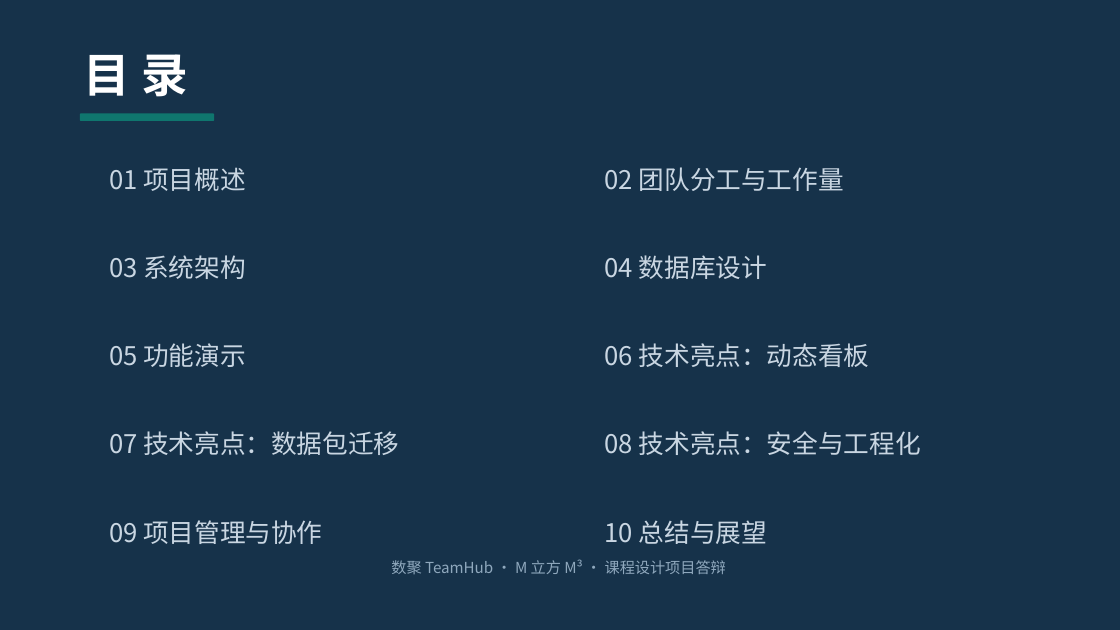
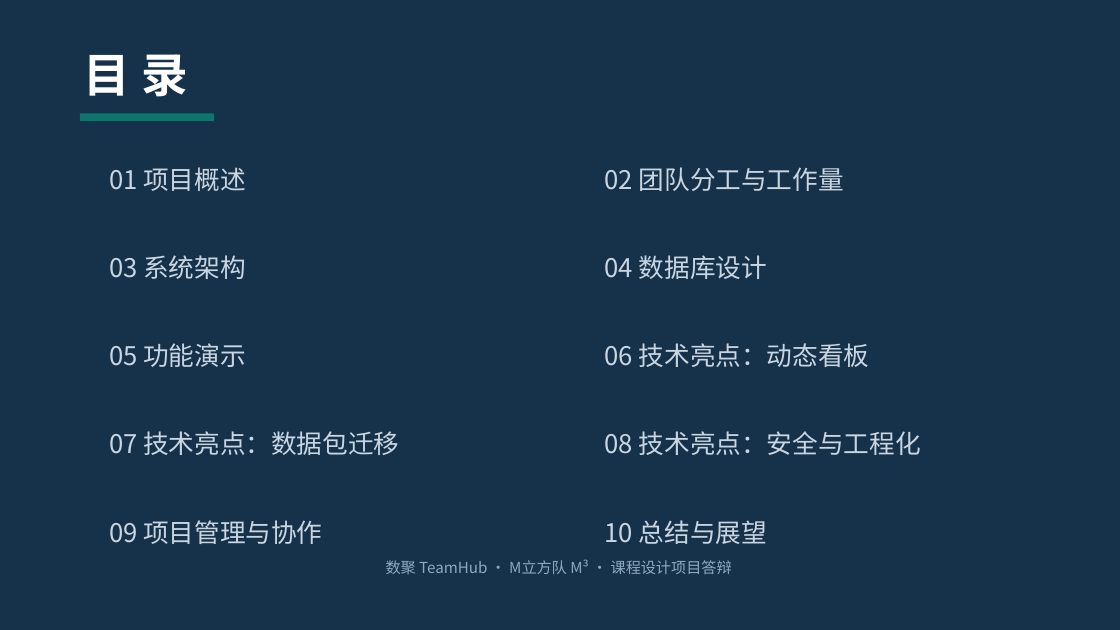
Before and after one commit to mon3trteam/nku2026DBdev, a slide deck: slide 2 of code/data/team/06-项目展示PPT/M立方队_项目展示PPT(2413421_2411672_2412796_2411282).pptx. Drawn at 1120x630 pixels with LibreOffice and Linux fonts; fonts in the diff are those of the drawing. Boxes give left, top, right and bottom in pixels: in the first picture for what was removed or moved away, otherwise in the second. Text is boxed around its words. In the diff, an @@ line names an element or a change of style, - is before the commit and + after.

```diff
--- a/code/data/team/06-项目展示PPT/M立方队_项目展示PPT(2413421_2411672_2412796_2411282).pptx
+++ b/code/data/team/06-项目展示PPT/M立方队_项目展示PPT(2413421_2411672_2412796_2411282).pptx
@@ text at (386, 559, 732, 574): text changed @@
-数聚 TeamHub · M 立方 M³ · 课程设计项目答辩
+数聚 TeamHub · M立方队 M³ · 课程设计项目答辩
```
Also in this commit, not shown: 6 other slides changed, 4 other files.
